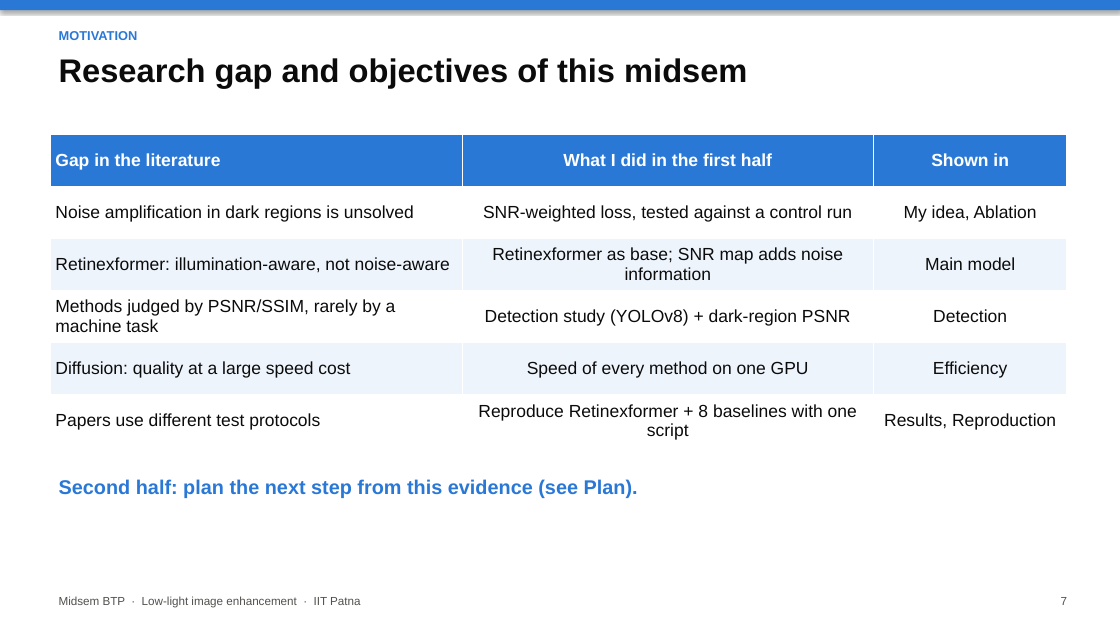
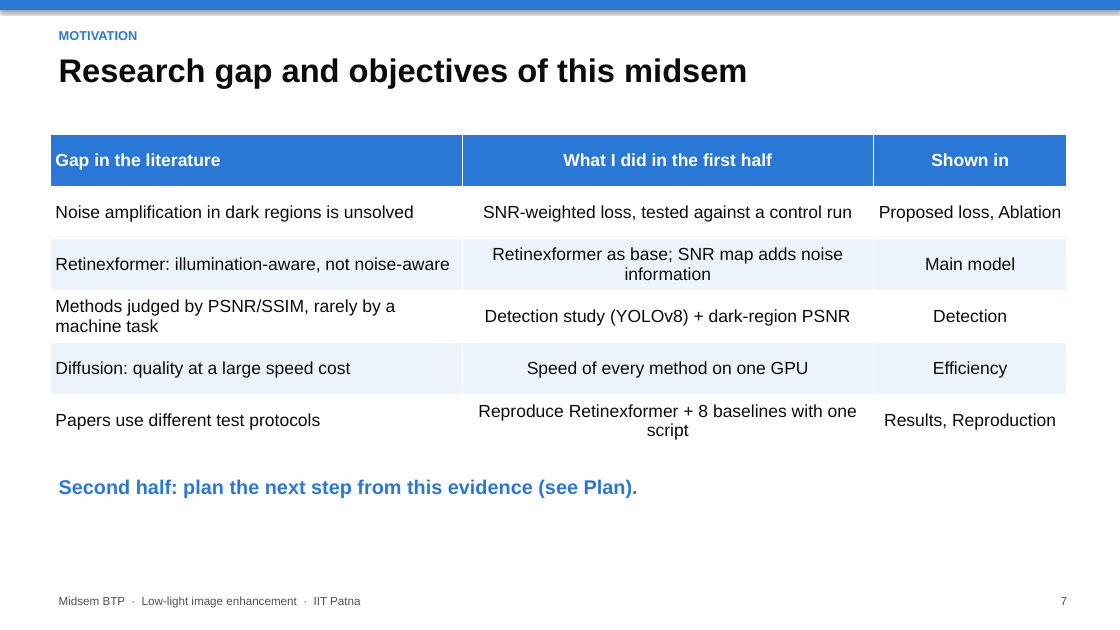
Before and after one commit to Crazycraftie/low-light-enhancement-btp, a slide deck: slide 7 of presentation/midsem.pptx. Drawn at 1120x630 pixels with LibreOffice and Linux fonts; fonts in the diff are those of the drawing. Boxes give left, top, right and bottom in pixels: in the first picture for what was removed or moved away, otherwise in the second. Text is boxed around its words. In the diff, an @@ line names an element or a change of style, - is before the commit and + after.

```diff
--- a/presentation/midsem.pptx
+++ b/presentation/midsem.pptx
@@ table at [50,134,1067,447] @@
-row 2, column 3: My idea, Ablation
+row 2, column 3: Proposed loss, Ablation
```
Also in this commit, not shown: 5 other slides changed, 7 other files.
